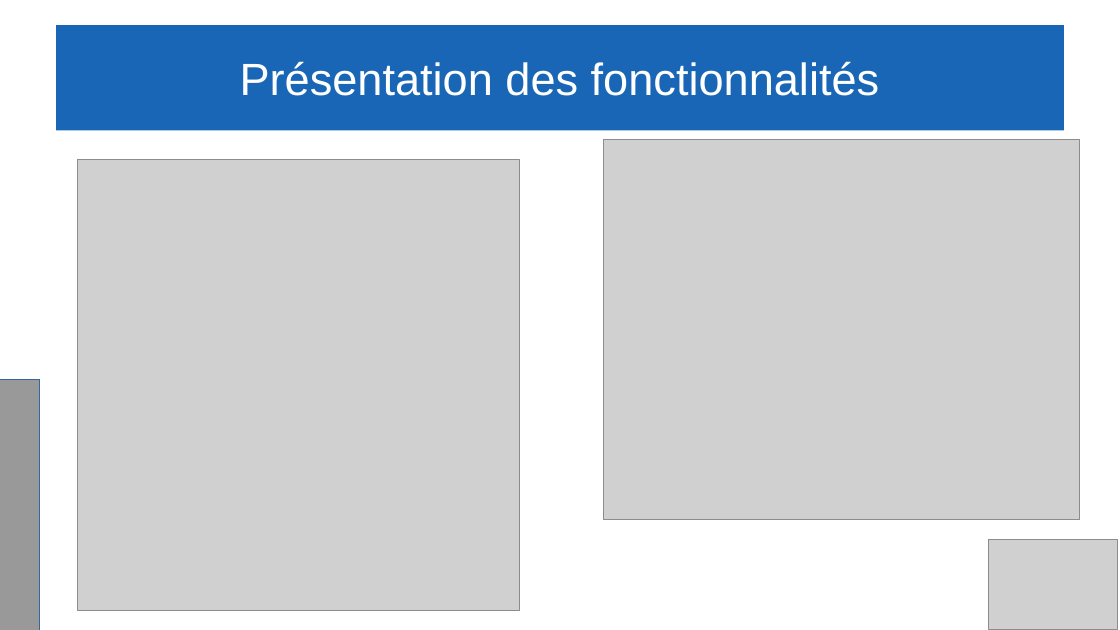
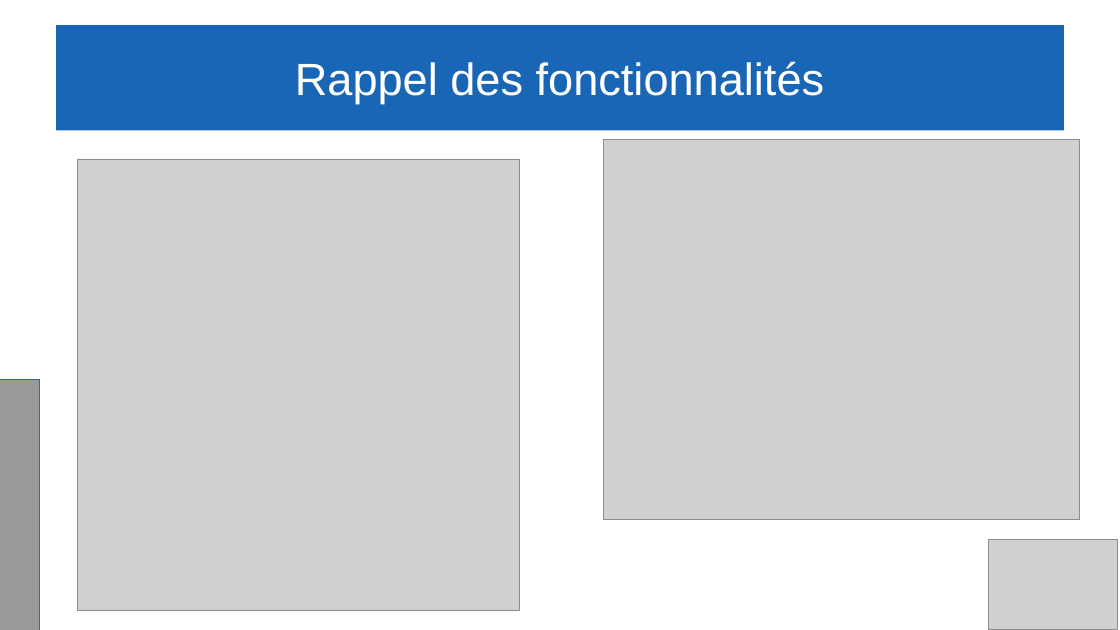
Before and after one commit to Gabin221/Tracking-BLE-documents, a slide deck: slide 3 of Revues/Revues2/Gabin/presentation_gabin.odp. Drawn at 1120x630 pixels with LibreOffice and Linux fonts; fonts in the diff are those of the drawing; grey boxes stand for pictures. Boxes give left, top, right and bottom in pixels: in the first picture for what was removed or moved away, otherwise in the second. Text is boxed around its words. In the diff, an @@ line names an element or a change of style, - is before the commit and + after.

```diff
--- a/Revues/Revues2/Gabin/presentation_gabin.odp
+++ b/Revues/Revues2/Gabin/presentation_gabin.odp
@@ title at (x1=295, y1=61, x2=825, y2=104): text changed @@
-Présentation des fonctionnalités
+Rappel des fonctionnalités
```
Also in this commit, not shown: 3 other slides changed, 1 other file.
